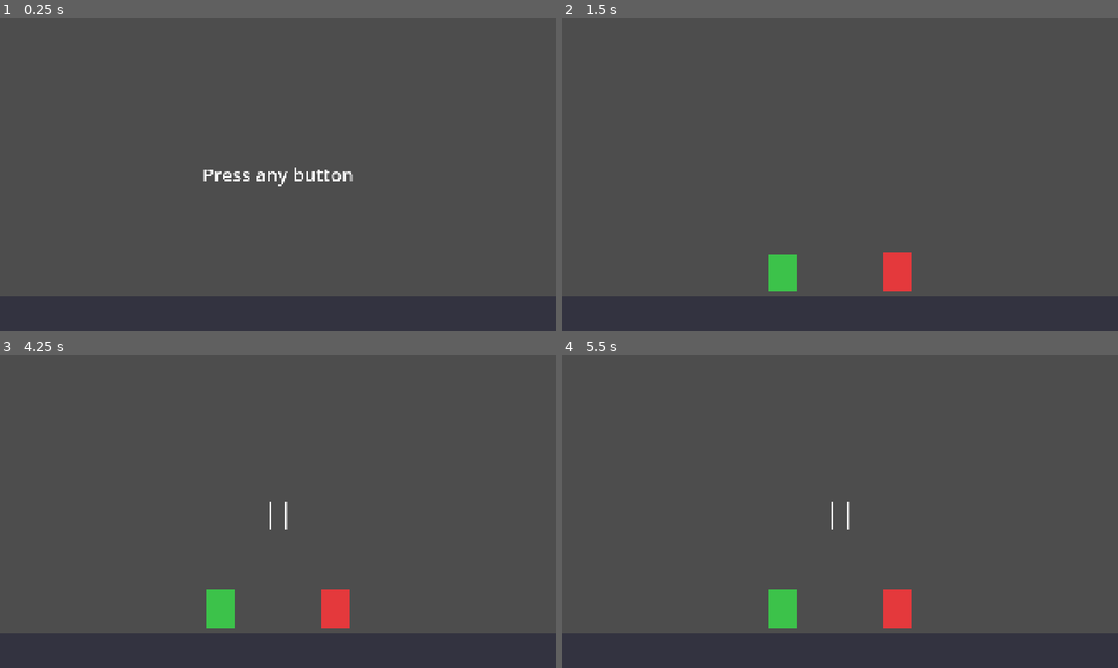
Above: before the commit, frames 1-4 (two rows, left to right).
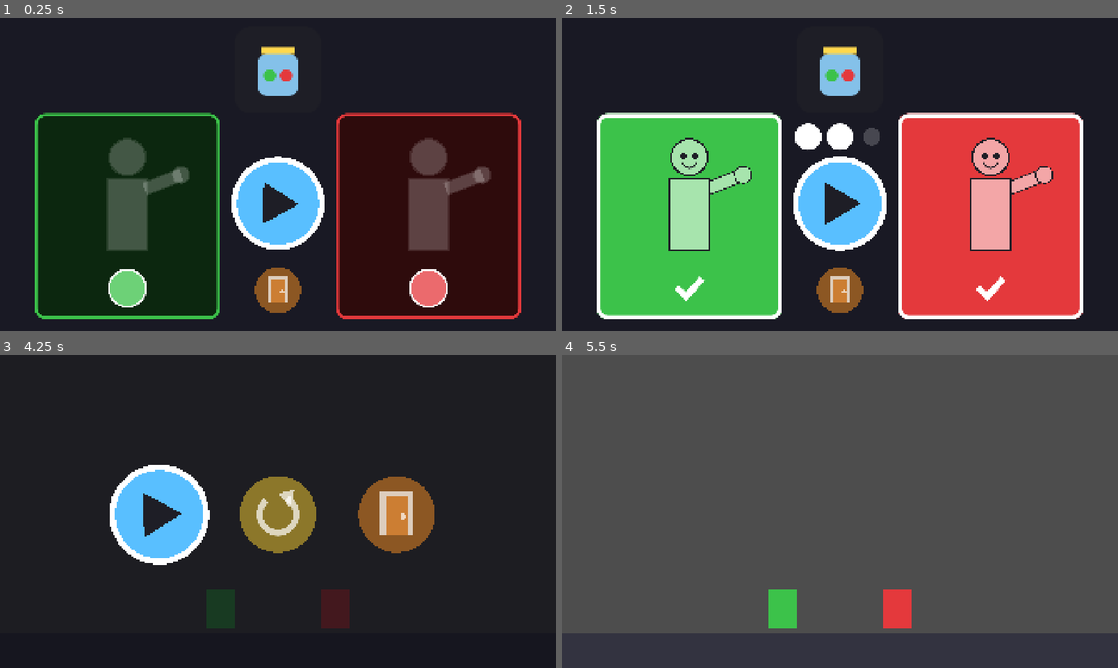
Above: after the commit, the same moments.

Repository: Beergut-Brian/junk-yard-zap
Game: Godot game, scene res://scenes/main.tscn
Two runs of this game, one before a commit and one after it. Both use one fixed random seed, a clock stepped at 60 frames per second and the inputs below.
Inputs:
- Up to frame 1 (0.25 s): no input
- Up to frame 2 (1.5 s): tap Enter at 0.5 s; hold Space (p1_action) 0.53-1.28 s; tap Space (p1_action) at 1.35 s
- Up to frame 3 (4.25 s): hold Space (p1_action) 2.03-2.78 s; tap Space (p1_action) at 2.85 s; tap R (restart) at 3.5 s; hold Space (p1_action) from 3.53 s (still down); tap Escape (pause) at 4.15 s
- Up to frame 4 (5.5 s): release Space (p1_action) at 4.28 s; tap Space (p1_action) at 4.35 s; tap R (restart) at 5 s; hold Space (p1_action) from 5.03 s (still down)

The runs differ from the first frame. In frame 1, 95% of the frame differs, in the area x 0-100%, y 0-100%; in frame 2, 99%; in frame 3, 100%; in frame 4, less than 0.1%.

Commit message:
systems: lobby start screen, pause menu, mid-game joins wait a round
Co-Authored-By: Claude Opus 5.5 <noreply@anthropic.com>

Diff:
--- a/scenes/main.gd
+++ b/scenes/main.gd
@@ -1,9 +1,8 @@
-## Boot scene: title card, controller detection, drop-in players, round loop.
+## Boot scene: lobby (start screen and main menu), drop-in players, round loop, pause menu.
 ## Replace the Arena node with this game's level scene; keep the node names other lanes use.
+## A pad that joins mid-game waits on its spawn (see-through) and plays from the next round.
 extends Node2D
 
-@onready var title: Control = $UI/Title
-@onready var prompt: Label = $UI/Title/Prompt
 @onready var spawns: Node2D = $Arena/Spawns
 @onready var players_root: Node2D = $Arena/Players
 
@@ -14,15 +13,32 @@
 func _ready() -> void:
 	Players.player_joined.connect(_on_player_joined)
 	Players.player_left.connect(_on_player_left)
-	Game.state_changed.connect(_on_state_changed)
-	prompt.text = "Press any button"
-	title.visible = true
+	Game.lobby_ready.connect(_on_lobby_ready)
+	Game.back_to_lobby.connect(_clear_players)
+	Game.round_started.connect(_on_round_started)
+	if Game.demo:
+		(func() -> void:
+			Players.join_virtual(Players.P1)
+			Players.join_virtual(Players.P2)
+			Game.start_round()).call_deferred()
+	elif Game.state != Game.State.LOBBY:
+		Game.to_lobby()
+
+
+func _on_lobby_ready(players: Array) -> void:
+	for p in players:
+		_spawn(p)
+
+
+func _on_round_started(_round: int) -> void:
+	for p in Players.active_players():
+		_spawn(p)
+		_players[p].waiting = false
 
 
 func _on_player_joined(player: int, _device: int) -> void:
-	_spawn(player)
-	if Game.state == Game.State.TITLE:
-		Game.start_round()
+	if Game.state != Game.State.LOBBY:
+		_spawn(player, true)
 
 
 func _on_player_left(player: int) -> void:
@@ -31,16 +47,18 @@
 		_players.erase(player)
 
 
-func _on_state_changed(_from: int, to: int) -> void:
-	title.visible = to == Game.State.TITLE
-	$UI/Pause.visible = to == Game.State.PAUSED
+func _clear_players() -> void:
+	for p in _players.values():
+		p.queue_free()
+	_players.clear()
 
 
-func _spawn(player: int) -> void:
+func _spawn(player: int, waiting := false) -> void:
 	if _players.has(player):
 		return
 	var p := PLAYER_SCENE.instantiate()
 	p.player = player
+	p.waiting = waiting
 	p.global_position = spawns.get_child(player).global_position
 	players_root.add_child(p)
 	_players[player] = p
--- a/scenes/main.tscn
+++ b/scenes/main.tscn
@@ -1,6 +1,8 @@
-[gd_scene load_steps=3 format=3 uid="uid://openjar_main"]
+[gd_scene format=3 uid="uid://openjar_main"]
 
 [ext_resource type="Script" path="res://scenes/main.gd" id="1_main"]
+[ext_resource type="PackedScene" path="res://scenes/ui/lobby.tscn" id="2_lobby"]
+[ext_resource type="PackedScene" path="res://scenes/ui/pause_menu.tscn" id="3_pause"]
 
 [sub_resource type="RectangleShape2D" id="floor_shape"]
 size = Vector2(1920, 120)
@@ -36,27 +38,6 @@
 
 [node name="UI" type="CanvasLayer" parent="."]
 
-[node name="Title" type="CenterContainer" parent="UI"]
-anchors_preset = 15
-anchor_right = 1.0
-anchor_bottom = 1.0
-grow_horizontal = 2
-grow_vertical = 2
+[node name="Lobby" parent="UI" instance=ExtResource("2_lobby")]
 
-[node name="Prompt" type="Label" parent="UI/Title"]
-layout_mode = 2
-theme_override_font_sizes/font_size = 64
-text = "Press any button"
-
-[node name="Pause" type="CenterContainer" parent="UI"]
-visible = false
-anchors_preset = 15
-anchor_right = 1.0
-anchor_bottom = 1.0
-grow_horizontal = 2
-grow_vertical = 2
-
-[node name="Label" type="Label" parent="UI/Pause"]
-layout_mode = 2
-theme_override_font_sizes/font_size = 96
-text = "||"
+[node name="PauseMenu" parent="UI" instance=ExtResource("3_pause")]
--- a/scenes/players/player.gd
+++ b/scenes/players/player.gd
@@ -9,6 +9,11 @@
 @export var speed := 600.0
 @export var jump_velocity := -1100.0
 @export var gravity := 2600.0
+## Joined mid-round: stands see-through on its spawn and plays from the next round.
+var waiting := false:
+	set(v):
+		waiting = v
+		modulate.a = 0.35 if v else 1.0
 
 @onready var visual: ColorRect = $Visual
 
@@ -20,7 +25,7 @@
 
 
 func _physics_process(delta: float) -> void:
-	if Game.state != Game.State.PLAYING:
+	if Game.state != Game.State.PLAYING or waiting:
 		return
 	var dir := Players.move_vector(player)
 	velocity.x = dir.x * speed
--- /dev/null
+++ b/scenes/ui/icon_button.gd
@@ -0,0 +1,89 @@
+## A big round icon button for menus, drawn in code, no text. The menu that owns it moves the
+## focus and presses it; this only draws (and pops when pressed).
+## Art lane: swap `texture` in for the drawn icon, keep the node.
+@tool
+extends Control
+
+enum Icon { PLAY, RESTART, DOOR }
+
+@export var icon: Icon = Icon.PLAY:
+	set(v):
+		icon = v
+		queue_redraw()
+@export var texture: Texture2D:
+	set(v):
+		texture = v
+		queue_redraw()
+@export var tint := Color("ffd84d")
+
+var focused := false:
+	set(v):
+		if v == focused:
+			return
+		focused = v
+		_bounce(1.15 if v else 1.0)
+		queue_redraw()
+
+var _t := 0.0
+
+
+func _ready() -> void:
+	pivot_offset = size * 0.5
+	resized.connect(func() -> void: pivot_offset = size * 0.5)
+
+
+func _process(delta: float) -> void:
+	if focused and not Engine.is_editor_hint():
+		_t += delta
+		rotation = sin(_t * 4.0) * 0.04
+
+
+func press() -> void:
+	var tw := create_tween()
+	tw.tween_property(self, "scale", Vector2.ONE * 0.85, 0.06)
+	tw.tween_property(self, "scale", Vector2.ONE * (1.15 if focused else 1.0), 0.18) \
+			.set_trans(Tween.TRANS_BACK).set_ease(Tween.EASE_OUT)
+
+
+func _bounce(to: float) -> void:
+	rotation = 0.0
+	if not is_inside_tree():
+		scale = Vector2.ONE * to
+		return
+	var tw := create_tween()
+	tw.tween_property(self, "scale", Vector2.ONE * to, 0.15).set_trans(Tween.TRANS_BACK).set_ease(Tween.EASE_OUT)
+
+
+func _draw() -> void:
+	var c := size * 0.5
+	var r := minf(size.x, size.y) * 0.5
+	if focused:
+		draw_circle(c, r, Color.WHITE)
+		draw_circle(c, r * 0.88, tint)
+	else:
+		draw_circle(c, r * 0.88, tint.darkened(0.45))
+	var ink := Color("1e1e26") if focused else Color(1, 1, 1, 0.7)
+	if texture:
+		var s := r * 1.1
+		draw_texture_rect(texture, Rect2(c - Vector2(s, s) * 0.5, Vector2(s, s)), false)
+		return
+	match icon:
+		Icon.PLAY:
+			var k := r * 0.45
+			draw_colored_polygon(PackedVector2Array([
+				c + Vector2(-k * 0.7, -k), c + Vector2(k, 0), c + Vector2(-k * 0.7, k)]), ink)
+		Icon.RESTART:
+			var k := r * 0.42
+			draw_arc(c, k, deg_to_rad(-60), deg_to_rad(230), 32, ink, r * 0.14, true)
+			var tip := c + Vector2.from_angle(deg_to_rad(-60)) * k
+			draw_colored_polygon(PackedVector2Array([
+				tip + Vector2(-r * 0.2, -r * 0.12), tip + Vector2(r * 0.16, -r * 0.2),
+				tip + Vector2(r * 0.06, r * 0.2)]), ink)
+		Icon.DOOR:
+			var w := r * 0.62
+			var h := r * 0.95
+			var tl := c - Vector2(w, h) * 0.5
+			draw_rect(Rect2(tl - Vector2(r * 0.07, r * 0.07), Vector2(w, h) + Vector2(r * 0.14, r * 0.07)), ink)
+			var panel := Color("8a5a2b") if focused else tint.darkened(0.2)
+			draw_rect(Rect2(tl + Vector2(r * 0.05, r * 0.05), Vector2(w - r * 0.1, h - r * 0.05)), panel)
+			draw_circle(tl + Vector2(w * 0.75, h * 0.55), r * 0.07, ink)
--- /dev/null
+++ b/scenes/ui/lobby.gd
@@ -0,0 +1,248 @@
+## Start screen and main menu in one, no text. Shown while Game.state == LOBBY.
+## Each pad presses A to join and be ready (its spot lights up, its character waves), B un-readies.
+## Both ready: a 3-dot countdown, then Game.finish_lobby(). A ready player holding A on Play for
+## HOLD_TO_START s starts alone. Two icon buttons: Play and Back to the launcher (Game.quit()).
+## Games: set title_texture (or replace TitleArt), swap Spots/P*/Character for their own; the lobby
+## calls set_joined(on) and wave() on it if it has them. Keep the node names.
+extends Control
+
+signal player_readied(player: int, ready: bool)
+signal countdown_started()
+signal countdown_cancelled()
+
+enum Choice { PLAY, DOOR }
+
+const HOLD_TO_START := 1.5
+const COUNT_STEP := 0.7
+const COUNT_DOTS := 3
+const P1 := Players.P1
+const P2 := Players.P2
+
+@export var title_texture: Texture2D:
+	set(v):
+		title_texture = v
+		if is_node_ready():
+			$TitleArt.texture = v
+
+var readied := { P1: false, P2: false }
+var focus := Choice.PLAY
+var counting := false
+
+var _hold := { P1: 0.0, P2: 0.0 }
+var _count_t := 0.0
+var _dots_lit := 0
+
+@onready var _spots := { P1: $Spots/P1, P2: $Spots/P2 }
+@onready var _buttons := { Choice.PLAY: $Buttons/Play, Choice.DOOR: $Buttons/Door }
+@onready var _countdown: Control = $Countdown
+
+
+func _ready() -> void:
+	process_mode = Node.PROCESS_MODE_ALWAYS
+	if title_texture:
+		$TitleArt.texture = title_texture
+	_countdown.draw.connect(_draw_countdown)
+	Players.player_joined.connect(_on_player_joined)
+	Players.player_left.connect(_on_player_left)
+	Players.solo_changed.connect(_on_solo_changed)
+	Game.state_changed.connect(_on_state_changed)
+	visible = Game.state == Game.State.LOBBY
+	open()
+
+
+## Fresh lobby: nobody ready, Play focused. Joined pads keep their spots; solo readies both.
+func open() -> void:
+	counting = false
+	_dots_lit = 0
+	_countdown.queue_redraw()
+	for p in [P1, P2]:
+		readied[p] = false
+		_hold[p] = 0.0
+		_spots[p].readied = false
+		_spots[p].hold = 0.0
+		_set_joined(p, Players.is_active(p))
+	_set_focus(Choice.PLAY, false)
+	if Players.solo and _live():
+		_ready_both()
+
+
+func _live() -> bool:
+	return Game.state == Game.State.LOBBY and not Game.demo
+
+
+func _process(delta: float) -> void:
+	if not _live():
+		return
+	var move := 0
+	for p in Players.active_players():
+		if Input.is_action_just_pressed(Players.action(p, "move_up")) \
+				or Input.is_action_just_pressed(Players.action(p, "move_left")):
+			move = -1
+		elif Input.is_action_just_pressed(Players.action(p, "move_down")) \
+				or Input.is_action_just_pressed(Players.action(p, "move_right")):
+			move = 1
+	if move != 0:
+		_set_focus(Choice.PLAY if move < 0 else Choice.DOOR)
+	for p in Players.active_players():
+		if Input.is_action_just_pressed(Players.action(p, "action")):
+			press_a(p)
+		elif Input.is_action_just_pressed(Players.action(p, "jump")):
+			press_b(p)
+	for p in [P1, P2]:
+		hold_step(p, Players.is_active(p) and Input.is_action_pressed(Players.action(p, "action")), delta)
+	count_step(delta)
+
+
+func press_a(player: int) -> void:
+	_buttons[focus].press()
+	if focus == Choice.DOOR:
+		Audio.play("ui_back")
+		Game.quit()
+	elif not readied[player]:
+		set_ready(player, true)
+
+
+func press_b(player: int) -> void:
+	if readied[player]:
+		set_ready(player, false)
+	elif focus == Choice.DOOR:
+		_set_focus(Choice.PLAY)
+
+
+func set_ready(player: int, on: bool, quiet := false) -> void:
+	if readied[player] == on:
+		return
+	readied[player] = on
+	_hold[player] = 0.0
+	_spots[player].hold = 0.0
+	_spots[player].readied = on
+	if on:
+		_set_joined(player, true)
+		var who: Node = _spots[player].get_node_or_null("Character")
+		if who and who.has_method("wave"):
+			who.wave()
+	if not quiet:
+		Audio.play("player_ready" if on else "player_unready")
+	player_readied.emit(player, on)
+	if on and readied[P1] and readied[P2]:
+		start_countdown()
+	elif not on and counting:
+		cancel_countdown()
+
+
+## The hold-to-start-alone rule, fed once a frame per player. Returns true when it started.
+func hold_step(player: int, down: bool, delta: float) -> bool:
+	if counting or not readied[player] or not down or focus != Choice.PLAY:
+		if _hold[player] > 0.0:
+			_hold[player] = 0.0
+			_spots[player].hold = 0.0
+		return false
+	_hold[player] += delta
+	_spots[player].hold = _hold[player] / HOLD_TO_START
+	if _hold[player] < HOLD_TO_START:
+		return false
+	_hold[player] = 0.0
+	_spots[player].hold = 0.0
+	start_countdown()
+	return true
+
+
+func start_countdown() -> void:
+	if counting:
+		return
+	counting = true
+	_count_t = 0.0
+	_dots_lit = 0
+	countdown_started.emit()
+	_light_next_dot()
+
+
+func cancel_countdown() -> void:
+	if not counting:
+		return
+	counting = false
+	_dots_lit = 0
+	_countdown.queue_redraw()
+	countdown_cancelled.emit()
+
+
+func count_step(delta: float) -> void:
+	if not counting:
+		return
+	_count_t += delta
+	if _count_t >= COUNT_STEP * COUNT_DOTS:
+		counting = false
+		Game.finish_lobby(ready_players())
+	elif _count_t >= COUNT_STEP * _dots_lit:
+		_light_next_dot()
+
+
+func ready_players() -> Array:
+	return [P1, P2].filter(func(p: int) -> bool: return readied[p])
+
+
+func _light_next_dot() -> void:
+	_dots_lit += 1
+	Audio.play("count_tick")
+	_countdown.queue_redraw()
+	_countdown.scale = Vector2.ONE * 1.15
+	var tw := _countdown.create_tween()
+	tw.tween_property(_countdown, "scale", Vector2.ONE, 0.25).set_trans(Tween.TRANS_BACK).set_ease(Tween.EASE_OUT)
+
+
+func _ready_both() -> void:
+	set_ready(P1, true)
+	set_ready(P2, true)
+
+
+func _set_focus(to: Choice, sound := true) -> void:
+	if sound and to != focus:
+		Audio.play("ui_move")
+	focus = to
+	for c in _buttons:
+		_buttons[c].focused = c == focus
+
+
+func _set_joined(player: int, on: bool) -> void:
+	_spots[player].joined = on
+	var who: Node = _spots[player].get_node_or_null("Character")
+	if who and who.has_method("set_joined"):
+		who.set_joined(on)
+
+
+func _on_player_joined(player: int, device: int) -> void:
+	if not _live():
+		return
+	_set_joined(player, true)
+	# The join press readies too (whatever is focused), unless it was B.
+	if device >= 0 and Input.is_joy_button_pressed(device, JOY_BUTTON_B):
+		return
+	_set_focus(Choice.PLAY)
+	set_ready(player, true)
+
+
+func _on_player_left(player: int) -> void:
+	set_ready(player, false, true)
+	_set_joined(player, false)
+
+
+func _on_solo_changed(on: bool) -> void:
+	if on and _live():
+		_ready_both()
+
+
+func _on_state_changed(_from: int, to: int) -> void:
+	visible = to == Game.State.LOBBY
+	if visible:
+		open()
+
+
+func _draw_countdown() -> void:
+	if _dots_lit == 0:
+		return
+	var c := _countdown.size * 0.5
+	var gap := 110.0
+	for i in COUNT_DOTS:
+		var pos := c + Vector2((i - 1) * gap, 0)
+		var lit := i < _dots_lit
+		_countdown.draw_circle(pos, 46.0 if lit else 30.0, Color.WHITE if lit else Color(1, 1, 1, 0.2), true, -1.0, true)
--- /dev/null
+++ b/scenes/ui/lobby.tscn
@@ -0,0 +1,103 @@
+[gd_scene format=3 uid="uid://openjar_lobby"]
+
+[ext_resource type="Script" path="res://scenes/ui/lobby.gd" id="1_lobby"]
+[ext_resource type="Script" path="res://scenes/ui/lobby_spot.gd" id="2_spot"]
+[ext_resource type="Script" path="res://scenes/ui/lobby_character.gd" id="3_char"]
+[ext_resource type="Script" path="res://scenes/ui/icon_button.gd" id="4_btn"]
+[ext_resource type="Texture2D" path="res://icon.svg" id="5_title"]
+
+[node name="Lobby" type="Control"]
+layout_mode = 3
+anchors_preset = 15
+anchor_right = 1.0
+anchor_bottom = 1.0
+grow_horizontal = 2
+grow_vertical = 2
+script = ExtResource("1_lobby")
+title_texture = ExtResource("5_title")
+
+[node name="Backdrop" type="ColorRect" parent="."]
+layout_mode = 1
+anchors_preset = 15
+anchor_right = 1.0
+anchor_bottom = 1.0
+grow_horizontal = 2
+grow_vertical = 2
+color = Color(0.1, 0.1, 0.14, 1)
+
+[node name="TitleArt" type="TextureRect" parent="."]
+texture_filter = 2
+layout_mode = 0
+offset_left = 660.0
+offset_top = 30.0
+offset_right = 1260.0
+offset_bottom = 330.0
+expand_mode = 1
+stretch_mode = 5
+
+[node name="Spots" type="Control" parent="."]
+anchors_preset = 0
+
+[node name="P1" type="Control" parent="Spots"]
+layout_mode = 0
+offset_left = 120.0
+offset_top = 330.0
+offset_right = 760.0
+offset_bottom = 1040.0
+script = ExtResource("2_spot")
+
+[node name="Character" type="Control" parent="Spots/P1"]
+layout_mode = 0
+offset_left = 170.0
+offset_top = 50.0
+offset_right = 470.0
+offset_bottom = 470.0
+script = ExtResource("3_char")
+
+[node name="P2" type="Control" parent="Spots"]
+layout_mode = 0
+offset_left = 1160.0
+offset_top = 330.0
+offset_right = 1800.0
+offset_bottom = 1040.0
+script = ExtResource("2_spot")
+player = 1
+
+[node name="Character" type="Control" parent="Spots/P2"]
+layout_mode = 0
+offset_left = 170.0
+offset_top = 50.0
+offset_right = 470.0
+offset_bottom = 470.0
+script = ExtResource("3_char")
+player = 1
+
+[node name="Countdown" type="Control" parent="."]
+layout_mode = 0
+offset_left = 760.0
+offset_top = 360.0
+offset_right = 1160.0
+offset_bottom = 460.0
+pivot_offset = Vector2(200, 50)
+
+[node name="Buttons" type="Control" parent="."]
+anchors_preset = 0
+
+[node name="Play" type="Control" parent="Buttons"]
+layout_mode = 0
+offset_left = 820.0
+offset_top = 500.0
+offset_right = 1100.0
+offset_bottom = 780.0
+script = ExtResource("4_btn")
+tint = Color(0.35, 0.75, 1, 1)
+
+[node name="Door" type="Control" parent="Buttons"]
+layout_mode = 0
+offset_left = 870.0
+offset_top = 850.0
+offset_right = 1050.0
+offset_bottom = 1030.0
+script = ExtResource("4_btn")
+icon = 2
+tint = Color(1, 0.62, 0.25, 1)
--- /dev/null
+++ b/scenes/ui/lobby_character.gd
@@ -0,0 +1,55 @@
+## Placeholder lobby character: a box with a head and an arm that waves. Games swap this node for
+## their own character; the lobby calls set_joined(on) and wave() on whatever sits here.
+extends Control
+
+@export var player: int = 0
+
+var _joined := false
+var _arm := 0.3
+var _tw: Tween
+
+
+func set_joined(on: bool) -> void:
+	_joined = on
+	queue_redraw()
+
+
+func wave() -> void:
+	if _tw:
+		_tw.kill()
+	_tw = create_tween()
+	for i in 3:
+		_tw.tween_method(_set_arm, 0.3, -0.9, 0.14)
+		_tw.tween_method(_set_arm, -0.9, 0.3, 0.14)
+
+
+func _set_arm(a: float) -> void:
+	_arm = a
+	queue_redraw()
+
+
+func _draw() -> void:
+	# Lighter than the spot behind it so it reads on a lit panel.
+	var col: Color = Players.COLOR[player].lightened(0.55)
+	if not _joined:
+		col = Color(1, 1, 1, 0.12)
+	var w := size.x
+	var h := size.y
+	var body := Rect2(w * 0.28, h * 0.42, w * 0.44, h * 0.58)
+	var ink := Color("1e1e26") if _joined else Color(1, 1, 1, 0.12)
+	# Arm: from the shoulder, raised when waving.
+	var shoulder := Vector2(w * 0.7, h * 0.5)
+	var hand := shoulder + Vector2.from_angle(_arm - PI / 2 + 0.9) * h * 0.32
+	draw_line(shoulder, hand, ink, w * 0.13 + 8.0, true)
+	draw_line(shoulder, hand, col, w * 0.13, true)
+	draw_circle(hand, w * 0.09 + 4.0, ink)
+	draw_circle(hand, w * 0.09, col)
+	draw_rect(body.grow(6.0), ink)
+	draw_rect(body, col)
+	var head := Vector2(w * 0.5, h * 0.24)
+	draw_circle(head, w * 0.2 + 6.0, ink)
+	draw_circle(head, w * 0.2, col)
+	if _joined:
+		draw_circle(head + Vector2(-w * 0.07, -h * 0.01), w * 0.035, ink)
+		draw_circle(head + Vector2(w * 0.07, -h * 0.01), w * 0.035, ink)
+		draw_arc(head + Vector2(0, h * 0.03), w * 0.08, 0.2, PI - 0.2, 12, ink, 5.0, true)
--- /dev/null
+++ b/scenes/ui/lobby_spot.gd
@@ -0,0 +1,83 @@
+## One player's spot in the lobby: a big panel in the player's colour. Empty: dim, with a pulsing
+## "press" button. Joined: half lit. Ready: fully lit with a tick. `hold` (0..1) fills a ring
+## round the button while that player holds A to start alone. Drawn in code, no text.
+extends Control
+
+@export var player: int = 0
+
+var joined := false:
+	set(v):
+		joined = v
+		queue_redraw()
+var readied := false:
+	set(v):
+		if v and not readied:
+			_pop()
+		readied = v
+		queue_redraw()
+var hold := 0.0:
+	set(v):
+		hold = clampf(v, 0.0, 1.0)
+		queue_redraw()
+
+var _t := 0.0
+
+
+func _ready() -> void:
+	pivot_offset = size * 0.5
+
+
+func _process(delta: float) -> void:
+	_t += delta
+	queue_redraw()
+
+
+func _pop() -> void:
+	var tw := create_tween()
+	scale = Vector2.ONE * 1.08
+	tw.tween_property(self, "scale", Vector2.ONE, 0.3).set_trans(Tween.TRANS_BACK).set_ease(Tween.EASE_OUT)
+
+
+func _draw() -> void:
+	var col: Color = Players.COLOR[player]
+	var rect := Rect2(Vector2.ZERO, size)
+	var fill := col.darkened(0.8)
+	if readied:
+		fill = col
+	elif joined:
+		fill = col.darkened(0.45)
+	_round_rect(rect, 36.0, fill)
+	var border := Color.WHITE if readied else col
+	_round_rect_outline(rect, 36.0, border, 14.0 if readied else 10.0)
+	# The button hint at the bottom: pulses until ready, with the hold ring round it.
+	var bc := Vector2(size.x * 0.5, size.y - 110.0)
+	var br := 64.0
+	if not readied:
+		var push := absf(sin(_t * 3.0)) * 10.0
+		draw_circle(bc + Vector2(0, 8), br, Color(0, 0, 0, 0.35))
+		draw_circle(bc + Vector2(0, push - 4), br, col.lightened(0.25))
+		draw_circle(bc + Vector2(0, push - 4), br, Color.WHITE, false, 6.0, true)
+	else:
+		# The tick: ready.
+		var k := 44.0
+		draw_polyline(PackedVector2Array([bc + Vector2(-k, 0), bc + Vector2(-k * 0.25, k * 0.7),
+				bc + Vector2(k, -k * 0.7)]), Color.WHITE, 22.0, true)
+	if hold > 0.0:
+		draw_arc(bc, br + 26.0, -PI / 2, -PI / 2 + TAU, 48, Color(0, 0, 0, 0.4), 20.0, true)
+		draw_arc(bc, br + 26.0, -PI / 2, -PI / 2 + TAU * hold, 48, Color.WHITE, 20.0, true)
+
+
+func _round_rect(r: Rect2, radius: float, c: Color) -> void:
+	var sb := StyleBoxFlat.new()
+	sb.bg_color = c
+	sb.set_corner_radius_all(int(radius))
+	draw_style_box(sb, r)
+
+
+func _round_rect_outline(r: Rect2, radius: float, c: Color, w: float) -> void:
+	var sb := StyleBoxFlat.new()
+	sb.draw_center = false
+	sb.border_color = c
+	sb.set_border_width_all(int(w))
+	sb.set_corner_radius_all(int(radius))
+	draw_style_box(sb, r)
--- /dev/null
+++ b/scenes/ui/pause_menu.gd
@@ -0,0 +1,71 @@
+## Pause menu: three big icon buttons, no text. Resume, Restart (back to the lobby), Back to the
+## launcher. Either player's stick moves the cursor, A presses, B resumes (Start is Game's).
+## Shown while Game.state == PAUSED; runs while the tree is paused.
+extends Control
+
+enum Choice { RESUME, RESTART, DOOR }
+
+var focus := Choice.RESUME
+
+@onready var _buttons := [$Buttons/Resume, $Buttons/Restart, $Buttons/Door]
+
+
+func _ready() -> void:
+	process_mode = Node.PROCESS_MODE_ALWAYS
+	Game.state_changed.connect(_on_state_changed)
+	visible = Game.state == Game.State.PAUSED
+	_set_focus(Choice.RESUME, false)
+
+
+func _process(_delta: float) -> void:
+	if not visible or Game.state != Game.State.PAUSED:
+		return
+	var move := 0
+	var a := false
+	var b := false
+	for p in Players.active_players():
+		if Input.is_action_just_pressed(Players.action(p, "move_left")):
+			move = -1
+		elif Input.is_action_just_pressed(Players.action(p, "move_right")):
+			move = 1
+		a = a or Input.is_action_just_pressed(Players.action(p, "action"))
+		b = b or Input.is_action_just_pressed(Players.action(p, "jump"))
+	if move != 0:
+		move_focus(move)
+	if a:
+		press()
+	elif b:
+		Game.resume()
+
+
+func move_focus(dir: int) -> void:
+	_set_focus(clampi(focus + dir, 0, _buttons.size() - 1) as Choice)
+
+
+func press(choice: Choice = focus) -> void:
+	_set_focus(choice, false)
+	_buttons[choice].press()
+	match choice:
+		Choice.RESUME:
+			Game.resume()
+		Choice.RESTART:
+			Audio.play("ui_confirm")
+			Game.to_lobby()
+		Choice.DOOR:
+			Audio.play("ui_back")
+			Game.quit()
+
+
+func _set_focus(to: Choice, sound := true) -> void:
+	# Bumping the end still makes a sound: every move does something.
+	if sound:
+		Audio.play("ui_move")
+	focus = to
+	for i in _buttons.size():
+		_buttons[i].focused = i == focus
+
+
+func _on_state_changed(_from: int, to: int) -> void:
+	visible = to == Game.State.PAUSED
+	if visible:
+		_set_focus(Choice.RESUME, false)
--- /dev/null
+++ b/scenes/ui/pause_menu.tscn
@@ -0,0 +1,54 @@
+[gd_scene format=3 uid="uid://openjar_pause_menu"]
+
+[ext_resource type="Script" path="res://scenes/ui/pause_menu.gd" id="1_pause"]
+[ext_resource type="Script" path="res://scenes/ui/icon_button.gd" id="2_btn"]
+
+[node name="PauseMenu" type="Control"]
+layout_mode = 3
+anchors_preset = 15
+anchor_right = 1.0
+anchor_bottom = 1.0
+grow_horizontal = 2
+grow_vertical = 2
+script = ExtResource("1_pause")
+
+[node name="Dim" type="ColorRect" parent="."]
+layout_mode = 1
+anchors_preset = 15
+anchor_right = 1.0
+anchor_bottom = 1.0
+grow_horizontal = 2
+grow_vertical = 2
+color = Color(0.05, 0.05, 0.08, 0.75)
+
+[node name="Buttons" type="Control" parent="."]
+anchors_preset = 0
+
+[node name="Resume" type="Control" parent="Buttons"]
+layout_mode = 0
+offset_left = 400.0
+offset_top = 400.0
+offset_right = 700.0
+offset_bottom = 700.0
+script = ExtResource("2_btn")
+tint = Color(0.35, 0.75, 1, 1)
+
+[node name="Restart" type="Control" parent="Buttons"]
+layout_mode = 0
+offset_left = 810.0
+offset_top = 400.0
+offset_right = 1110.0
+offset_bottom = 700.0
+script = ExtResource("2_btn")
+icon = 1
+tint = Color(1, 0.85, 0.3, 1)
+
+[node name="Door" type="Control" parent="Buttons"]
+layout_mode = 0
+offset_left = 1220.0
+offset_top = 400.0
+offset_right = 1520.0
+offset_bottom = 700.0
+script = ExtResource("2_btn")
+icon = 2
+tint = Color(1, 0.62, 0.25, 1)
Not shown, added: scenes/ui/icon_button.gd.uid
Not shown, added: scenes/ui/lobby.gd.uid
Not shown, added: scenes/ui/lobby_character.gd.uid
Not shown, added: scenes/ui/lobby_spot.gd.uid
Not shown, added: scenes/ui/pause_menu.gd.uid
